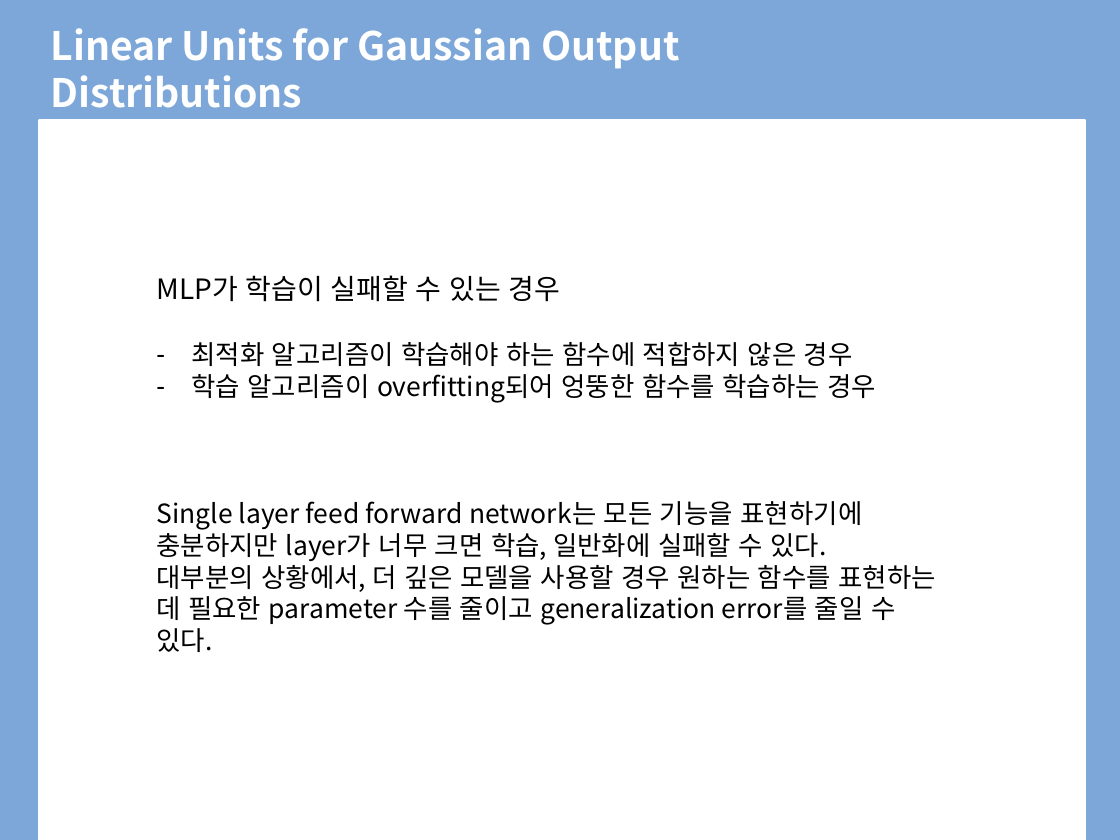
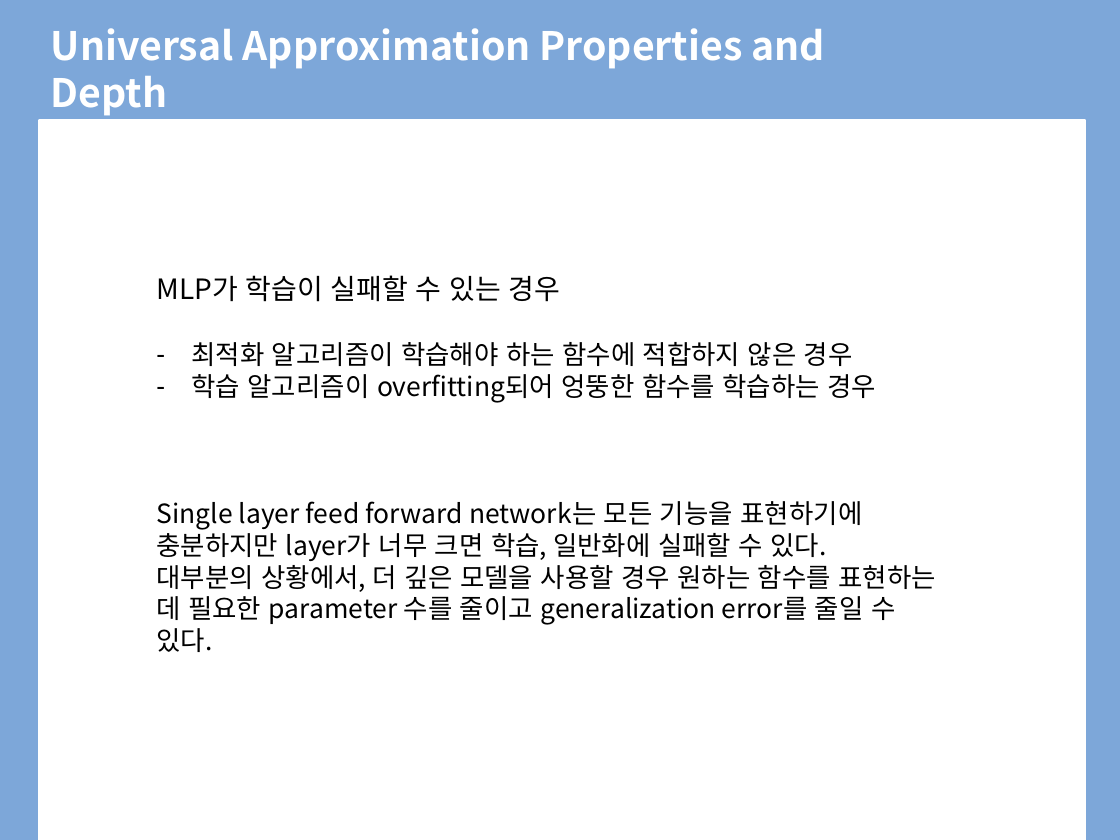
Before and after one commit to BLINK-ONCE/Storage, a slide deck: slide 6 of files/presentation/ppt/6.4 Architecture Design.pptx. Drawn at 1120x840 pixels with LibreOffice and Linux fonts; fonts in the diff are those of the drawing; background and template pictures are left out. Boxes give left, top, right and bottom in pixels: in the first picture for what was removed or moved away, otherwise in the second. Text is boxed around its words. In the diff, an @@ line names an element or a change of style, - is before the commit and + after.

```diff
--- a/files/presentation/ppt/6.4 Architecture Design.pptx
+++ b/files/presentation/ppt/6.4 Architecture Design.pptx
@@ title at [51, 28, 825, 116]: text changed @@
-Linear Units for Gaussian Output Distributions
+Universal Approximation Properties and Depth
```
Also in this commit, not shown: 5 other slides changed, 6 slides added, 20 slides removed, 1 other file.
